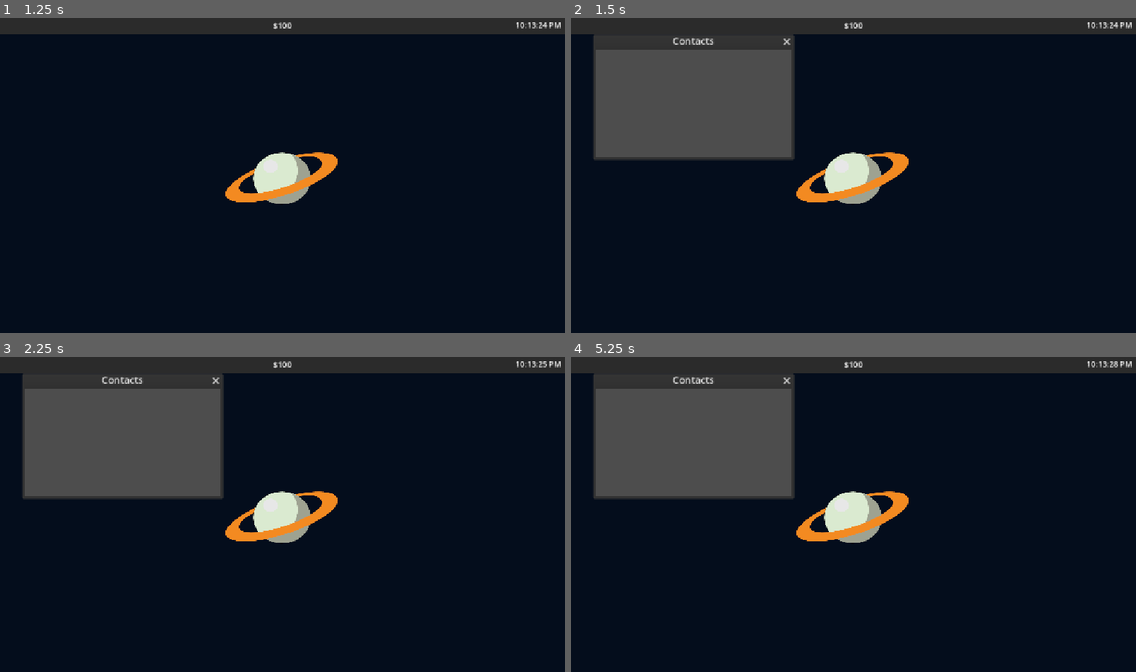
Above: before the commit, frames 1-4 (two rows, left to right).
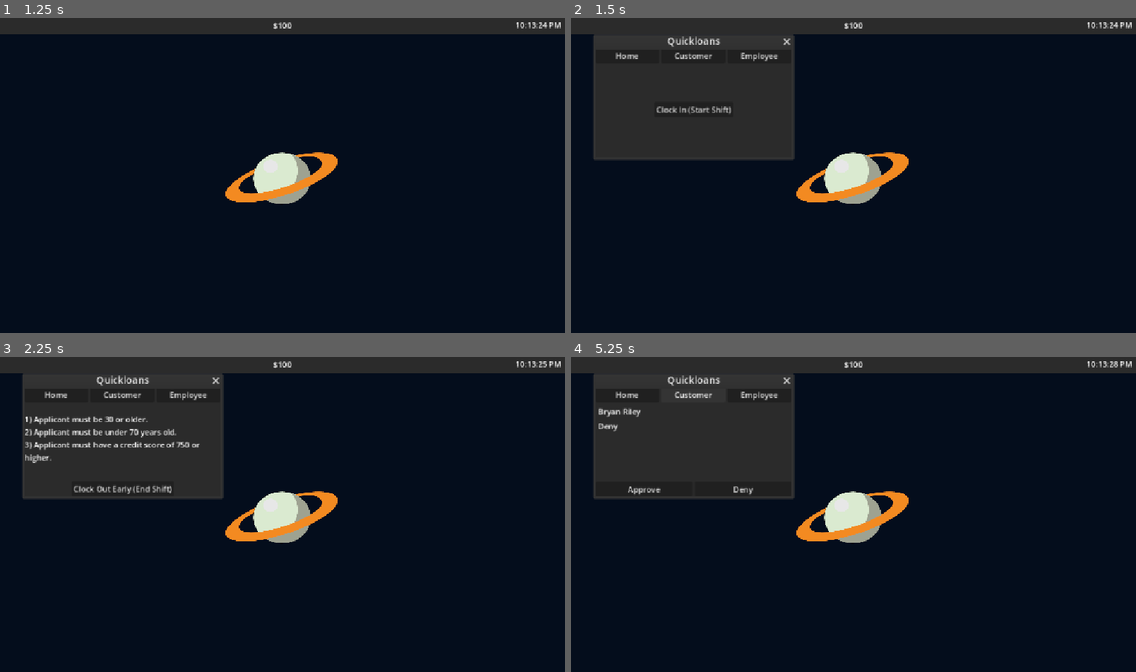
Above: after the commit, the same moments.

Repository: TotsllyRandom/employ-os
Game: Godot game, scene res://scenes/desktop.tscn
Same seed, same stepped clock (60 frames per second), same inputs: the game is played once before the commit and once after it.
Inputs (mouse positions are in pixels of both pictures, inside the frame that each line leads up to):
- Up to frame 1 (1.25 s): tap Enter at 0.5 s; move the mouse to (406, 159) at 0.52 s; hold Right from 0.53 s (still down); tap Alt at 0.6 s; click (406, 159) at 0.67 s
- Up to frame 2 (1.5 s): tap Space (Make Window Debug) at 1.25 s; move the mouse to (740, 191) at 1.27 s; release Right at 1.28 s; hold Down from 1.28 s (still down); tap Shift at 1.35 s
- Up to frame 3 (2.25 s): release Down at 2 s; click (124, 448) at 2 s, where only the run after the commit has a clickable "Clock In (Start Shift)"
- Up to frame 4 (5.25 s): click (695, 489) at 2.75 s, where only the run after the commit has a clickable "Clock Out Early (End Shift)"; click (695, 448) at 3.5 s, where only the run after the commit has a clickable "Clock In (Start Shift)"; click (627, 394) at 4.25 s, where only the run after the commit has a clickable "Home"; click (695, 394) at 5 s, where only the run after the commit has a clickable "Customer"

Frame 1 is identical in both runs. In frame 2, 12% of the frame differs, in the area x 4-39%, y 5-45%; in frame 3, 11%; in frame 4, 12%.

Commit message:
Added Rules, Fixed Player Data, Added Settings App

Diff:
--- a/scenes/application.tscn
+++ /dev/null
@@ -1,12 +0,0 @@
-[gd_scene format=3 uid="uid://cox2n83v8tdr5"]
-
-[ext_resource type="Script" uid="uid://cf82ilfv43iyt" path="res://scripts/Globals/applications.gd" id="1_r2gvc"]
-
-[node name="application" type="Control" unique_id=563862692]
-layout_mode = 3
-anchors_preset = 15
-anchor_right = 1.0
-anchor_bottom = 1.0
-grow_horizontal = 2
-grow_vertical = 2
-script = ExtResource("1_r2gvc")
--- a/scenes/apps/contacts.gd
+++ b/scenes/apps/contacts.gd
@@ -19,4 +19,4 @@
 	$Usable/VBoxContainer/Age.text = str(Customers.customer.get("age"))
 	$Usable/VBoxContainer/Education.text = Customers.customer.get("education")
 	$Usable/VBoxContainer/Status.text = Customers.customer.get("status")
-	$Usable/VBoxContainer/Credit.text = str(Customers.customer.get("credit score"))
+	$Usable/VBoxContainer/Credit.text = "Credit Score: " + str(Customers.customer.get("credit score"))
--- a/scenes/apps/quickloans.gd
+++ b/scenes/apps/quickloans.gd
@@ -1,28 +1,165 @@
 extends Control
 
 var guide = {
-	"min_age" = 0,
-	"max_age" = 106,
+	"min_age": 0,
+	"max_age": 106,
+	"min_credit_score": 300,
+	"max_credit_score": 850,
+	"required_education": [],
+	"allowed_statuses": [],
 }
 ## All Rules
 const RULES = [
-	{
-		"text" : "Applicant must be 18 or older.",
-		"diff" : 1,
-	},
-	{
-		"text" : "Applicant must under 90 years old.",
-		"diff" : 1,
-	},
+	{"text" : "Applicant must be 18 or older.", "diff" : 1, "type" : "min_age"},
+	{"text" : "Applicant must under 90 years old.", "diff" : 1, "type" : "min_age"},
+	{"text" : "Applicant must be 21 or older.", "diff" : 1, "type" : "min_age"},
+	{"text" : "Applicant must be 25 or older.", "diff" : 2, "type" : "min_age"},
+	{"text" : "Applicant must be under 80 years old.", "diff" : 1, "type" : "max_age"},
+	{"text" : "Applicant must be under 70 years old.", "diff" : 2, "type" : "max_age"},
+	{"text" : "Applicant must be under 65 years old.", "diff" : 2, "type" : "max_age"},
+	{"text" : "Applicant must have a credit score of 500 or higher.", "diff" : 1, "type" : "min_credit"},
+	{"text" : "Applicant must have a credit score of 550 or higher.", "diff" : 1, "type" : "min_credit"},
+	{"text" : "Applicant must have a credit score of 600 or higher.", "diff" : 1, "type" : "min_credit"},
+	{"text" : "Applicant must have a credit score of 650 or higher.", "diff" : 2, "type" : "min_credit"},
+	{"text" : "Applicant must have a credit score of 700 or higher.", "diff" : 2, "type" : "min_credit"},
+	{"text" : "Applicant must have a credit score of 750 or higher.", "diff" : 3, "type" : "min_credit"},
+	{"text" : "Applicant must have a credit score under 800.", "diff" : 2, "type" : "max_credit"},
+	{"text" : "Applicant must have a credit score under 750.", "diff" : 2, "type" : "max_credit"},
+	{"text" : "Applicant must have a credit score under 700.", "diff" : 3, "type" : "max_credit"},
+	{"text" : "Applicant must have no education.", "diff" : 1, "type" : "education"},
+	{"text" : "Applicant must have at least a Highschool/GED education.", "diff" : 1, "type" : "education"},
+	{"text" : "Applicant must have some college education.", "diff" : 2, "type" : "education"},
+	{"text" : "Applicant must have a Doctorate.", "diff" : 3, "type" : "education"},
+	{"text" : "Applicant must be Low Class.", "diff" : 1, "type" : "class"},
+	{"text" : "Applicant must be Middle Class or Upper Class.", "diff" : 1, "type" : "class"},
+	{"text" : "Applicant must be Upper Class.", "diff" : 2, "type" : "class"},
+	{"text" : "Applicant must not be Low Class.", "diff" : 1, "type" : "class"},
+	{"text" : "Applicant must be Middle Class.", "diff" : 2, "type" : "class"},
+	{"text" : "Applicant must be between 18 and 65 years old.", "diff" : 2, "type" : "age"},
+	{"text" : "Applicant must be between 21 and 70 years old.", "diff" : 2, "type" : "age"},
+	{"text" : "Applicant must be between 25 and 60 years old.", "diff" : 3, "type" : "age"},
+	{"text" : "Applicant must be 30 or older.", "diff" : 2, "type" : "min_age"},
+	{"text" : "Applicant must be 40 or older.", "diff" : 2, "type" : "min_age"},
+	{"text" : "Applicant must be under 60 years old.", "diff" : 3, "type" : "max_age"},
+	{"text" : "Applicant must be under 50 years old.", "diff" : 3, "type" : "max_age"},
+	{"text" : "Applicant must have a credit score of 620 or higher.", "diff" : 1, "type" : "min_credit"},
+	{"text" : "Applicant must have a credit score of 680 or higher.", "diff" : 2, "type" : "min_credit"},
+	{"text" : "Applicant must have a credit score of 720 or higher.", "diff" : 3, "type" : "min_credit"},
+	{"text" : "Applicant must have a credit score under 850.", "diff" : 1, "type" : "max_credit"},
 ]
 
 func interpret_rules(text: String):
 	match text:
 		"Applicant must be 18 or older.":
-			guide["min_age"] = 18
+			guide["min_age"] = max(guide["min_age"], 18)
 			return
 		"Applicant must under 90 years old.":
-			guide["max_age"] = 90
+			guide["max_age"] = min(guide["max_age"], 90)
+			return
+		"Applicant must be 21 or older.":
+			guide["min_age"] = max(guide["min_age"], 21)
+			return
+		"Applicant must be 25 or older.":
+			guide["min_age"] = max(guide["min_age"], 25)
+			return
+		"Applicant must be under 80 years old.":
+			guide["max_age"] = min(guide["max_age"], 80)
+			return
+		"Applicant must be under 70 years old.":
+			guide["max_age"] = min(guide["max_age"], 70)
+			return
+		"Applicant must be under 65 years old.":
+			guide["max_age"] = min(guide["max_age"], 65)
+			return
+		"Applicant must have a credit score of 500 or higher.":
+			guide["min_credit_score"] = max(guide["min_credit_score"], 500)
+			return
+		"Applicant must have a credit score of 550 or higher.":
+			guide["min_credit_score"] = max(guide["min_credit_score"], 550)
+			return
+		"Applicant must have a credit score of 600 or higher.":
+			guide["min_credit_score"] = max(guide["min_credit_score"], 600)
+			return
+		"Applicant must have a credit score of 650 or higher.":
+			guide["min_credit_score"] = max(guide["min_credit_score"], 650)
+			return
+		"Applicant must have a credit score of 700 or higher.":
+			guide["min_credit_score"] = max(guide["min_credit_score"], 700)
+			return
+		"Applicant must have a credit score of 750 or higher.":
+			guide["min_credit_score"] = max(guide["min_credit_score"], 750)
+			return
+		"Applicant must have a credit score under 800.":
+			guide["max_credit_score"] = min(guide["max_credit_score"], 800)
+			return
+		"Applicant must have a credit score under 750.":
+			guide["max_credit_score"] = min(guide["max_credit_score"], 750)
+			return
+		"Applicant must have a credit score under 700.":
+			guide["max_credit_score"] = min(guide["max_credit_score"], 700)
+			return
+		"Applicant must have no education.":
+			guide["required_education"] = ["No Education"]
+			return
+		"Applicant must have at least a Highschool/GED education.":
+			guide["required_education"] = ["Highschool/GED", "Some College", "Doctorate"]
+			return
+		"Applicant must have some college education.":
+			guide["required_education"] = ["Some College", "Doctorate"]
+			return
+		"Applicant must have a Doctorate.":
+			guide["required_education"] = ["Doctorate"]
+			return
+		"Applicant must be Low Class.":
+			guide["allowed_statuses"] = ["Low Class"]
+			return
+		"Applicant must be Middle Class or Upper Class.":
+			guide["allowed_statuses"] = ["Middle Class", "Upper Class"]
+			return
+		"Applicant must be Upper Class.":
+			guide["allowed_statuses"] = ["Upper Class"]
+			return
+		"Applicant must not be Low Class.":
+			guide["allowed_statuses"] = ["Middle Class", "Upper Class"]
+			return
+		"Applicant must be Middle Class.":
+			guide["allowed_statuses"] = ["Middle Class"]
+			return
+		"Applicant must be between 18 and 65 years old.":
+			guide["min_age"] = max(guide["min_age"], 18)
+			guide["max_age"] = min(guide["max_age"], 65)
+			return
+		"Applicant must be between 21 and 70 years old.":
+			guide["min_age"] = max(guide["min_age"], 21)
+			guide["max_age"] = min(guide["max_age"], 70)
+			return
+		"Applicant must be between 25 and 60 years old.":
+			guide["min_age"] = max(guide["min_age"], 25)
+			guide["max_age"] = min(guide["max_age"], 60)
+			return
+		"Applicant must be 30 or older.":
+			guide["min_age"] = max(guide["min_age"], 30)
+			return
+		"Applicant must be 40 or older.":
+			guide["min_age"] = max(guide["min_age"], 40)
+			return
+		"Applicant must be under 60 years old.":
+			guide["max_age"] = min(guide["max_age"], 60)
+			return
+		"Applicant must be under 50 years old.":
+			guide["max_age"] = min(guide["max_age"], 50)
+			return
+		"Applicant must have a credit score of 620 or higher.":
+			guide["min_credit_score"] = max(guide["min_credit_score"], 620)
+			return
+		"Applicant must have a credit score of 680 or higher.":
+			guide["min_credit_score"] = max(guide["min_credit_score"], 680)
+			return
+		"Applicant must have a credit score of 720 or higher.":
+			guide["min_credit_score"] = max(guide["min_credit_score"], 720)
+			return
+		"Applicant must have a credit score under 850.":
+			guide["max_credit_score"] = min(guide["max_credit_score"], 850)
 			return
 
 
@@ -109,10 +246,28 @@
 func _on_employee_pressed() -> void:
 	screen = "Employee"
 
+
 func loan_complete(result: String) -> void:
 	var ret = "Approve"
-	if Customers.customer["age"] != clamp(Customers.customer["age"], guide["min_age"], guide["max_age"]):
+
+	if Customers.customer["age"] < guide["min_age"]:
 		ret = "Deny"
+	if Customers.customer["age"] >= guide["max_age"]:
+		ret = "Deny"
+
+	if Customers.customer["credit score"] < guide["min_credit_score"]:
+		ret = "Deny"
+	if Customers.customer["credit score"] >= guide["max_credit_score"]:
+		ret = "Deny"
+
+	if guide["required_education"].size() > 0:
+		if not Customers.customer["education"] in guide["required_education"]:
+			ret = "Deny"
+
+	if guide["allowed_statuses"].size() > 0:
+		if not Customers.customer["status"] in guide["allowed_statuses"]:
+			ret = "Deny"
+
 	if result == ret:
 		PlayerData.player_data["money"] += 50
 	delete_customer(true)
@@ -123,11 +278,36 @@
 func loan_denied() -> void:
 	loan_complete("Deny")
 
+func double_check_rules(d):
+	var ret := false
+
+	var hold = []
+	for rule in rules:
+		var i = RULES[rule].get("type")
+		if i == "age":
+			if hold.has("max_age") or hold.has("min_age"):
+				ret = true
+			hold.append("max_age")
+			i = "min_age"
+		if hold.has(i):
+			ret = true
+		hold.append(i)
+	if ret:
+		make_rules(d)
+
 func make_rules(diff:int):
 	diff = clamp(diff, 1, 5)
 	diff = 3
 
 	rules = []
+
+	guide["min_age"] = 0
+	guide["max_age"] = 106
+	guide["min_credit_score"] = 300
+	guide["max_credit_score"] = 850
+	guide["required_education"] = []
+	guide["allowed_statuses"] = []
+
 
 	for i in range(diff):
 		var new_rule = -1
@@ -135,11 +315,9 @@
 			new_rule = randi_range(0,len(RULES)-1)
 		if new_rule >= 0:
 			rules.append(new_rule)
-	print(rules)
 	for rule in rules:
 		interpret_rules(RULES[rule]["text"])
-	print(guide)
-
+	double_check_rules(diff)
 
 func get_rule_text():
 	var ret := "\n"
--- a/scenes/apps/quickloans.tscn
+++ b/scenes/apps/quickloans.tscn
@@ -65,6 +65,7 @@
 grow_horizontal = 2
 grow_vertical = 2
 text = "Home"
+autowrap_mode = 2
 
 [node name="OutShift" type="Control" parent="Main/Usable Area/Home" unique_id=1213115708]
 layout_mode = 1
--- /dev/null
+++ b/scenes/apps/settings.gd
@@ -0,0 +1,20 @@
+# THIS IS THE APP SCRIPT, NOT THE GLOBAL SCRIPT
+extends Control
+
+
+# Called when the node enters the scene tree for the first time.
+func _ready() -> void:
+	$Main/VBoxContainer/Show_seconds/CheckButton.button_pressed = Settings.show_seconds
+	$"Main/VBoxContainer/Show AMPM/CheckButton".button_pressed = Settings.show_AmPm
+
+
+
+# Called every frame. 'delta' is the elapsed time since the previous frame.
+func _process(delta: float) -> void:
+	$Main/VBoxContainer.size = Vector2i($Main.size.x - 20,$Main.size.y - 20 )
+	$Main/VBoxContainer.position = Vector2i(10,10)
+
+
+func open_user_folder() -> void:
+	var path = ProjectSettings.globalize_path("user://")
+	OS.shell_open("file://" + path)
--- /dev/null
+++ b/scenes/apps/settings.tscn
@@ -0,0 +1,157 @@
+[gd_scene format=3 uid="uid://c20cohbv8ve4k"]
+
+[ext_resource type="Script" uid="uid://c501u35153vm2" path="res://scenes/apps/settings.gd" id="1_1jiet"]
+
+[sub_resource type="StyleBoxFlat" id="StyleBoxFlat_1jiet"]
+bg_color = Color(0.19434926, 0.19434929, 0.19434917, 1)
+
+[node name="Settings" type="Control" unique_id=942484547]
+layout_mode = 3
+anchors_preset = 15
+anchor_right = 1.0
+anchor_bottom = 1.0
+grow_horizontal = 2
+grow_vertical = 2
+script = ExtResource("1_1jiet")
+
+[node name="Main" type="Panel" parent="." unique_id=1713900569]
+layout_mode = 1
+anchors_preset = 15
+anchor_right = 1.0
+anchor_bottom = 1.0
+grow_horizontal = 2
+grow_vertical = 2
+
+[node name="VBoxContainer" type="VBoxContainer" parent="Main" unique_id=314967372]
+custom_minimum_size = Vector2(0, 40)
+layout_mode = 1
+anchors_preset = 15
+anchor_right = 1.0
+anchor_bottom = 1.0
+grow_horizontal = 2
+grow_vertical = 2
+
+[node name="Show_seconds" type="Panel" parent="Main/VBoxContainer" unique_id=1808805322]
+custom_minimum_size = Vector2(0, 40)
+propagate_maximum_size = true
+layout_mode = 2
+theme_override_styles/panel = SubResource("StyleBoxFlat_1jiet")
+
+[node name="Label" type="Label" parent="Main/VBoxContainer/Show_seconds" unique_id=1800658425]
+layout_mode = 1
+anchors_preset = -1
+anchor_right = 0.8
+anchor_bottom = 1.0
+grow_horizontal = 2
+grow_vertical = 2
+text = "Show seconds on clock"
+vertical_alignment = 1
+autowrap_mode = 2
+
+[node name="CheckButton" type="CheckButton" parent="Main/VBoxContainer/Show_seconds" unique_id=279378817]
+layout_mode = 1
+anchors_preset = 6
+anchor_left = 1.0
+anchor_top = 0.5
+anchor_right = 1.0
+anchor_bottom = 0.5
+offset_left = -44.0
+offset_top = -12.0
+offset_bottom = 12.0
+grow_horizontal = 0
+grow_vertical = 2
+
+[node name="Show AMPM" type="Panel" parent="Main/VBoxContainer" unique_id=1514794504]
+custom_minimum_size = Vector2(0, 40)
+layout_mode = 2
+theme_override_styles/panel = SubResource("StyleBoxFlat_1jiet")
+
+[node name="Label" type="Label" parent="Main/VBoxContainer/Show AMPM" unique_id=1784913497]
+layout_mode = 1
+anchors_preset = -1
+anchor_right = 0.8
+anchor_bottom = 1.0
+grow_horizontal = 2
+grow_vertical = 2
+text = "Show AM/PM on clock"
+vertical_alignment = 1
+autowrap_mode = 2
+
+[node name="CheckButton" type="CheckButton" parent="Main/VBoxContainer/Show AMPM" unique_id=1286304981]
+layout_mode = 1
+anchors_preset = 6
+anchor_left = 1.0
+anchor_top = 0.5
+anchor_right = 1.0
+anchor_bottom = 0.5
+offset_left = -44.0
+offset_top = -12.0
+offset_bottom = 12.0
+grow_horizontal = 0
+grow_vertical = 2
+
+[node name="Break" type="Panel" parent="Main/VBoxContainer" unique_id=2059131941]
+custom_minimum_size = Vector2(0, 10)
+layout_mode = 2
+theme_override_styles/panel = SubResource("StyleBoxFlat_1jiet")
+
+[node name="OpenPlayerFolder" type="Panel" parent="Main/VBoxContainer" unique_id=848279138]
+custom_minimum_size = Vector2(0, 40)
+layout_mode = 2
+theme_override_styles/panel = SubResource("StyleBoxFlat_1jiet")
+
+[node name="Label" type="Label" parent="Main/VBoxContainer/OpenPlayerFolder" unique_id=231740203]
+layout_mode = 1
+anchors_preset = -1
+anchor_right = 0.8
+anchor_bottom = 1.0
+grow_horizontal = 2
+grow_vertical = 2
+text = "Open User Folder"
+vertical_alignment = 1
+autowrap_mode = 2
+
+[node name="Button" type="Button" parent="Main/VBoxContainer/OpenPlayerFolder" unique_id=1351572969]
+layout_mode = 1
+anchors_preset = 6
+anchor_left = 1.0
+anchor_top = 0.5
+anchor_right = 1.0
+anchor_bottom = 0.5
+offset_left = -8.0
+offset_top = -4.0
+offset_bottom = 4.0
+grow_horizontal = 0
+grow_vertical = 2
+text = "Open Folder"
+
+[node name="UseCustomDesktop2" type="Panel" parent="Main/VBoxContainer" unique_id=2085042991]
+custom_minimum_size = Vector2(0, 40)
+layout_mode = 2
+theme_override_styles/panel = SubResource("StyleBoxFlat_1jiet")
+
+[node name="Label" type="Label" parent="Main/VBoxContainer/UseCustomDesktop2" unique_id=1991632857]
+layout_mode = 1
+anchors_preset = -1
+anchor_right = 0.8
+anchor_bottom = 1.0
+grow_horizontal = 2
+grow_vertical = 2
+text = "Use Custom Desktop"
+vertical_alignment = 1
+autowrap_mode = 2
+
+[node name="CheckButton" type="CheckButton" parent="Main/VBoxContainer/UseCustomDesktop2" unique_id=368137725]
+layout_mode = 1
+anchors_preset = 6
+anchor_left = 1.0
+anchor_top = 0.5
+anchor_right = 1.0
+anchor_bottom = 0.5
+offset_left = -44.0
+offset_top = -12.0
+offset_bottom = 12.0
+grow_horizontal = 0
+grow_vertical = 2
+
+[connection signal="pressed" from="Main/VBoxContainer/OpenPlayerFolder/Button" to="." method="open_user_folder"]
--- a/scripts/Globals/applications.gd
+++ b/scripts/Globals/applications.gd
@@ -6,6 +6,10 @@
 		"min_size" = Vector2i(400,220),
 		"req_job" = "quickloans",
 		"name" = "Quickloans",
+	},
+	"settings":{
+		"min_size" = Vector2i(200,300),
+		"name" = "Settings",
 	},
 	"contacts":{
 		"min_size" = Vector2i(400,220),
--- a/scripts/Globals/customers.gd
+++ b/scripts/Globals/customers.gd
@@ -150,7 +150,7 @@
 	]
 }
 
-func make_customer(job:String):
+func make_customer(_job:String):
 	##job will determine which job the customer is for.
 	customer = {
 	"name" = "",
--- a/scripts/Globals/playerData.gd
+++ b/scripts/Globals/playerData.gd
@@ -2,10 +2,10 @@
 
 ## Default Player Data
 var default_player_data = {
-	"name" = "John Doe",
-	"money" = 100,
-	"job" = "quickloans",
-	"exp" = 0,
+	"name" : "John Doe",
+	"money" : 100,
+	"job" : "quickloans",
+	"exp" : 0,
 }
 
 ## Real Player Data
@@ -28,8 +28,8 @@
 
 func _notification(what: int) -> void:
 	if what == NOTIFICATION_WM_CLOSE_REQUEST:
+		print("SAVING PLAYER DATA: ", player_data)
 		save_player_data()
-
 		get_tree().quit()
 
 
--- a/scripts/window.gd
+++ b/scripts/window.gd
@@ -6,15 +6,18 @@
 	if name == "DELETE":
 		queue_free()
 		return
-	title = Applicatons.apps[name].get("name")
+	var n = name
+	if Applicatons.apps[name].get("req_job") != null && Applicatons.apps[name].get("req_job") != PlayerData.player_data["job"]:
+		n = "incorrectJob"
+	title = Applicatons.apps[n].get("name")
 
-	var scene = load("res://scenes/apps/" + name + ".tscn")
+	var scene = load("res://scenes/apps/" + n + ".tscn")
 	if scene:
 		add_child(scene.instantiate())
-	if Applicatons.apps[name].get("min_size"):
-		min_size = Applicatons.apps[name].get("min_size")
-	if Applicatons.apps[name].get("max_size"):
-		max_size = Applicatons.apps[name].get("max_size")
+	if Applicatons.apps[n].get("min_size"):
+		min_size = Applicatons.apps[n].get("min_size")
+	if Applicatons.apps[n].get("max_size"):
+		max_size = Applicatons.apps[n].get("max_size")
 
 func close():
 	queue_free()
Not shown, added: scenes/apps/settings.gd.uid
